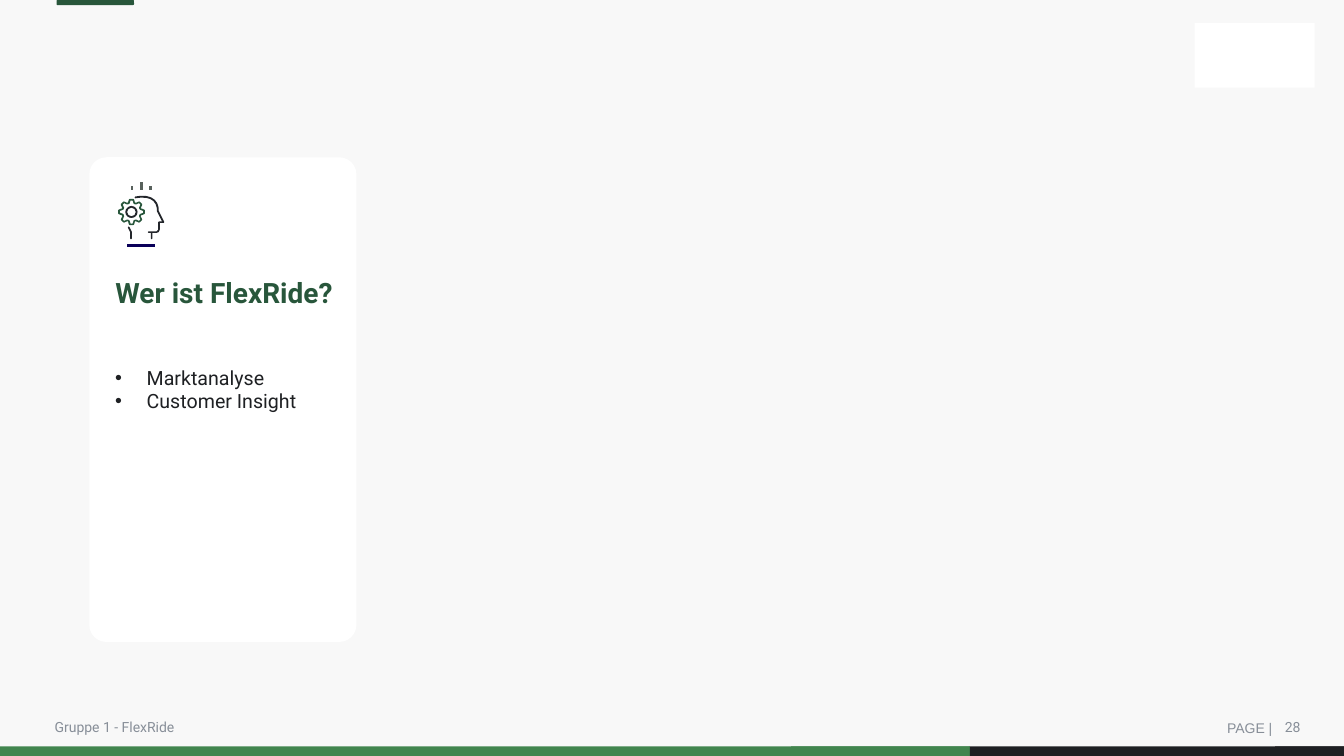
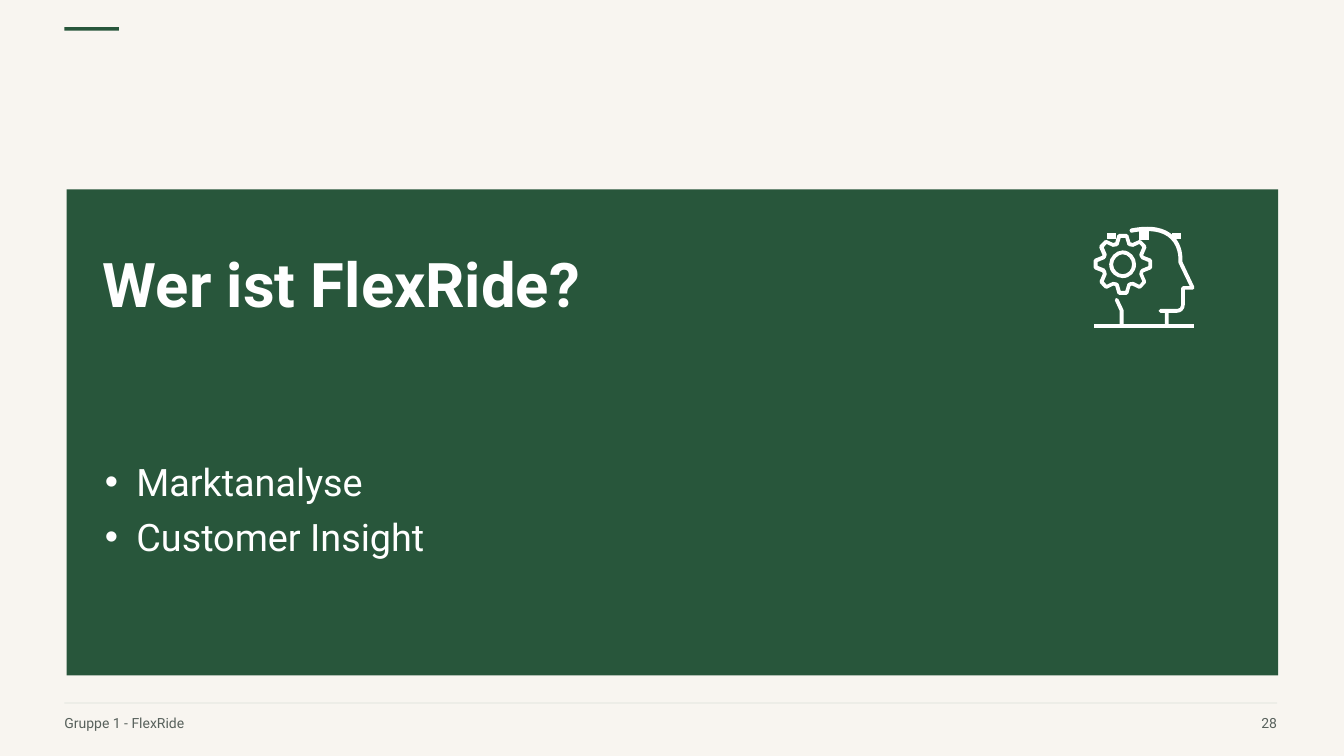
Before and after one commit to Mclement197/Economics-of-electromobility, a slide deck: slide 28 of website-src/downloads/VoltoShare-Praesentation.pptx. Drawn at 1344x756 pixels with LibreOffice and Linux fonts; fonts in the diff are those of the drawing. Boxes give left, top, right and bottom in pixels: in the first picture for what was removed or moved away, otherwise in the second. Text is boxed around its words. In the diff, an @@ line names an element or a change of style, - is before the commit and + after.

```diff
--- a/website-src/downloads/VoltoShare-Praesentation.pptx
+++ b/website-src/downloads/VoltoShare-Praesentation.pptx
@@ background #F8F8F8 to #F8F5F0 @@
@@ rounded rectangle removed at [56,0,134,5] @@
@@ rectangle added at [65,27,119,31], fill #28563B @@
@@ rectangle removed at [1195,23,1315,88] @@
@@ rounded rectangle removed at [90,157,357,642] @@
@@ rectangle added at [67,190,1278,676], fill #28563B @@
@@ freeform shape: place and size @@
-freeform shape at [118,199,145,225]
+freeform shape at [1094,234,1152,294]
@@ freeform shape at [1094,234,1152,294]: fill #28563B to #FFFFFF @@
@@ freeform shape: place and size @@
-freeform shape at [131,187,134,191]
+freeform shape at [1107,233,1116,239]
@@ fill #23262B to #FFFFFF in 3 elements at [1115,298,1124,328], [1109,250,1136,277], [1130,227,1195,328] @@
@@ freeform shape: place and size @@
-freeform shape at [135,196,164,239]
+freeform shape at [1130,227,1195,328]
@@ freeform shape: place and size @@
-freeform shape at [140,182,143,191]
+freeform shape at [1139,227,1148,240]
@@ fill #58615C to #FFFFFF in 3 elements at [1139,227,1148,240], [1107,233,1116,239], [1172,233,1181,239] @@
@@ freeform shape: place and size @@
-freeform shape at [149,187,152,191]
+freeform shape at [1172,233,1181,239]
@@ text "Wer ist FlexRide?": place and size @@
-text "Wer ist FlexRide?" at [115,282,332,304]
+text "Wer ist FlexRide?" at [103,261,580,308]
@@ text "Wer ist FlexRide?" at [103,261,580,308]: size 20 to 44 pt, text colour #28563B to #FFFFFF; line spacing 1.1 to 1.06; less space between paragraphs @@
@@ freeform shape: place and size @@
-freeform shape at [125,206,137,218]
+freeform shape at [1109,250,1136,277]
@@ freeform shape: place and size @@
-freeform shape at [128,227,132,240]
+freeform shape at [1115,298,1124,328]
@@ freeform shape: place and size @@
-freeform shape at [127,244,155,247]
+freeform shape at [1094,324,1195,328]
@@ freeform shape at [1094,324,1195,328]: fill #0A0059 to #FFFFFF @@
@@ text "Marktanalyse": place and size @@
-text "Marktanalyse" at [147,370,296,412]
+text "Marktanalyse" at [136,467,424,559]
@@ text "Marktanalyse" at [136,467,424,559]: size 14 to 27 pt, text colour #1E2023 to #FFFFFF; line spacing 1 to 1.06; more space between paragraphs @@
@@ text "Gruppe 1 - FlexRide": place and size @@
-text "Gruppe 1 - FlexRide" at [55,721,175,735]
+text "Gruppe 1 - FlexRide" at [64,717,185,731]
@@ text "Gruppe 1 - FlexRide" at [64,717,185,731]: text colour #878E98 to #58615C; line spacing 1 to 1.06; more space between paragraphs; vertical alignment middle to top @@
@@ rectangle added at [65,703,1277,704], fill #D9DFD9 @@
@@ page number at [1261,718,1277,728]: text colour #878E98 to #58615C; line spacing 1 to 1.06; more space between paragraphs; vertical alignment middle to top @@
@@ page number: place and size @@
-page number at [1285,722,1301,732]
+page number at [1261,718,1277,728]
@@ freeform shape removed at [0,747,970,756] @@
@@ freeform shape removed at [791,747,970,756] @@
@@ freeform shape removed at [970,747,1344,756] @@
@@ text removed at [1227,723,1265,733] @@
-PAGE |
@@ freeform shape removed at [1275,747,1344,756] @@
```
Also in this commit, not shown: 48 other slides changed, 56 other files.
